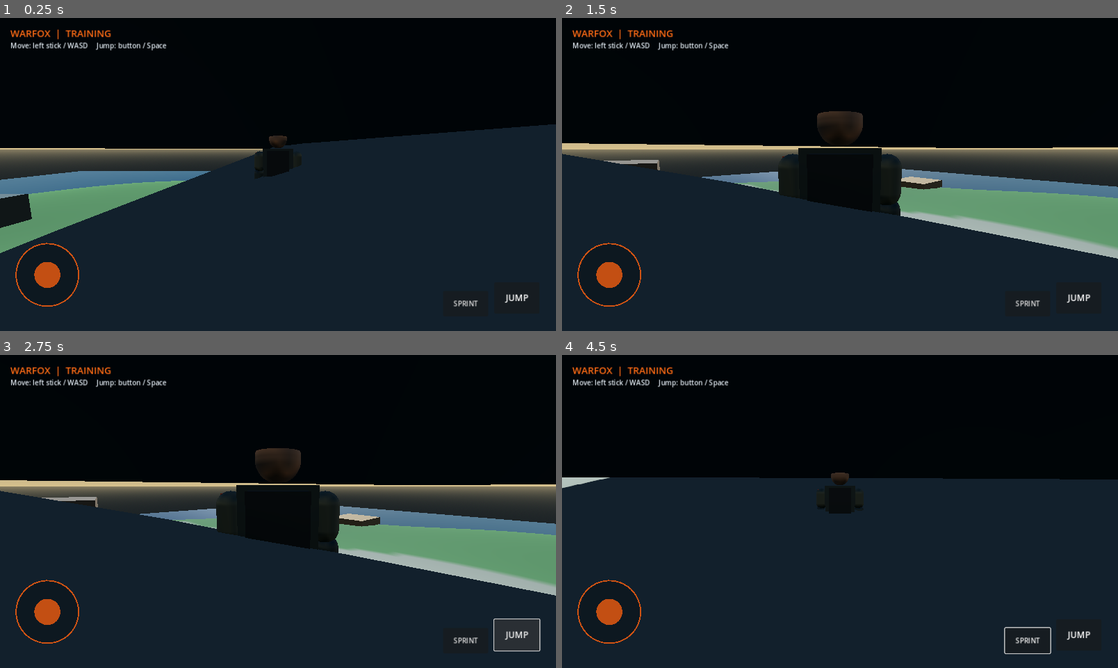
Above: before the commit, frames 1-4 (two rows, left to right).
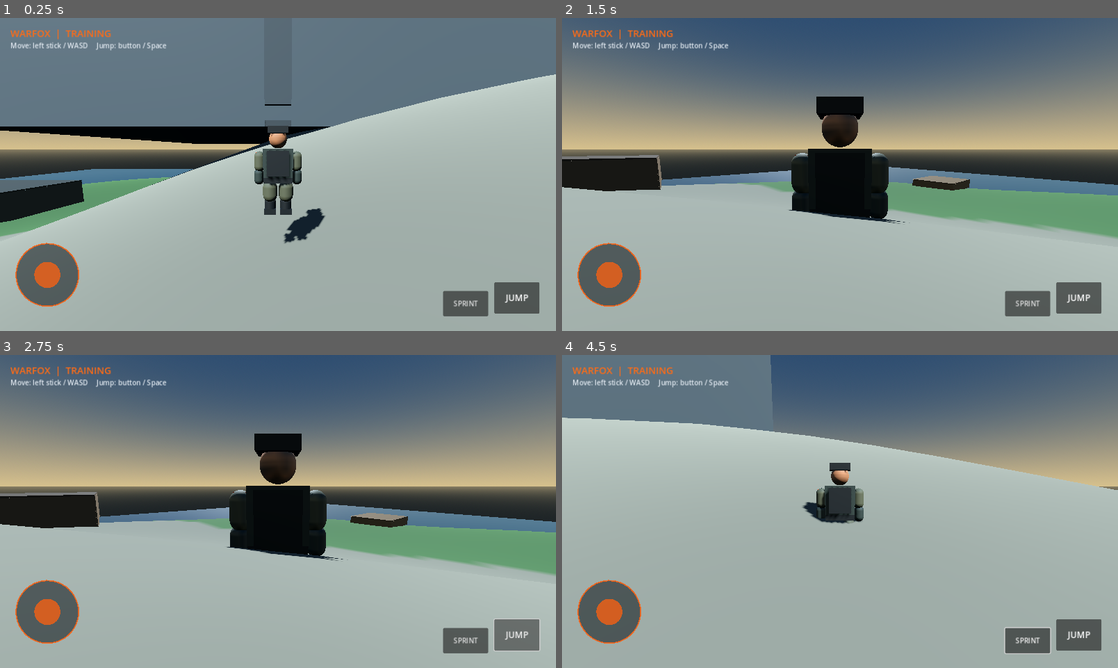
Above: after the commit, the same moments.

Repository: hicham07dzz-cyber/WARFOX
Game: Godot game, scene res://scenes/main.tscn
Two runs of this game, one before a commit and one after it. Both use one fixed random seed, a clock stepped at 60 frames per second and the inputs below.
Inputs (mouse positions are in pixels of both pictures, inside the frame that each line leads up to):
- Up to frame 1 (0.25 s): no input
- Up to frame 2 (1.5 s): move the mouse to (962, 158) at 0.52 s; hold D (move_right) 0.53-1.25 s; tap Ctrl (crouch, bound only after the commit) at 0.6 s; click (962, 158) at 0.67 s; tap Space (jump) at 0.77 s; drag from (728, 190) to (812, 237) at 1.27 s
- Up to frame 3 (2.75 s): click "JUMP" at 2 s
- Up to frame 4 (4.5 s): click "SPRINT" at 2.75 s; tap Enter at 3.5 s; move the mouse to (895, 442) at 3.52 s; hold D (move_right) 3.53-4.25 s; tap Ctrl (crouch, bound only after the commit) at 3.6 s; drag from (812, 574) to (673, 464) at 4.27 s

The runs differ from the first frame. In frame 1, 92% of the frame differs, in the area x 0-100%, y 0-100%; in frame 2, 80%; in frame 3, 80%; in frame 4, 99%.

Commit message:
WARFOX: replace solid landmark blocks with enterable collision buildings

Diff:
--- a/scripts/main.gd
+++ b/scripts/main.gd
@@ -20,6 +20,7 @@
 	_add_key("move_right", KEY_D)
 	_add_key("jump", KEY_SPACE)
 	_add_key("sprint", KEY_SHIFT)
+	_add_key("crouch", KEY_CTRL)
 
 func _add_key(action: String, key: Key) -> void:
 	if not InputMap.has_action(action):
@@ -44,6 +45,7 @@
 	environment.tonemap_mode = Environment.TONE_MAPPER_FILMIC
 	world.environment = environment
 	add_child(world)
+
 	var sun := DirectionalLight3D.new()
 	sun.rotation_degrees = Vector3(-48, -32, 0)
 	sun.light_energy = 1.25
@@ -81,6 +83,7 @@
 	material.cull_mode = BaseMaterial3D.CULL_DISABLED
 	mesh_instance.material_override = material
 	add_child(mesh_instance)
+
 	var ground := StaticBody3D.new()
 	ground.name = "IslandCollision"
 	var collision := CollisionShape3D.new()
@@ -112,27 +115,52 @@
 	water.material_override = mat
 	add_child(water)
 
-func _add_building(label: String, x: float, z: float, size: Vector3, color: Color) -> void:
+func _add_box_body(parent: Node3D, label: String, size: Vector3, local_position: Vector3, color: Color) -> void:
 	var body := StaticBody3D.new()
 	body.name = label
 	var mesh := MeshInstance3D.new()
 	var box := BoxMesh.new()
 	box.size = size
 	mesh.mesh = box
-	var mat := StandardMaterial3D.new()
-	mat.albedo_color = color
-	mat.roughness = 0.82
-	mesh.material_override = mat
-	mesh.position.y = size.y * 0.5
+	var material := StandardMaterial3D.new()
+	material.albedo_color = color
+	material.roughness = 0.84
+	mesh.material_override = material
 	body.add_child(mesh)
+
 	var shape := CollisionShape3D.new()
 	var box_shape := BoxShape3D.new()
 	box_shape.size = size
 	shape.shape = box_shape
-	shape.position.y = size.y * 0.5
 	body.add_child(shape)
-	body.position = Vector3(x, _height_at(x, z), z)
-	add_child(body)
+	body.position = local_position
+	parent.add_child(body)
+
+func _add_building(label: String, x: float, z: float, size: Vector3, color: Color) -> void:
+	var building := Node3D.new()
+	building.name = label
+	building.position = Vector3(x, _height_at(x, z), z)
+	add_child(building)
+
+	var width := size.x
+	var depth := size.z
+	var height := size.y
+	var wall := 1.2
+	var door_width := minf(4.0, width * 0.12)
+	var door_height := minf(3.2, height * 0.42)
+	var half_w := width * 0.5
+	var half_d := depth * 0.5
+
+	_add_box_body(building, "Interior_Floor", Vector3(width, 1.0, depth), Vector3(0, 0.5, 0), color.darkened(0.22))
+	_add_box_body(building, "Back_Wall", Vector3(width, height, wall), Vector3(0, height * 0.5, -half_d), color)
+	_add_box_body(building, "Left_Wall", Vector3(wall, height, depth), Vector3(-half_w, height * 0.5, 0), color)
+	_add_box_body(building, "Right_Wall", Vector3(wall, height, depth), Vector3(half_w, height * 0.5, 0), color)
+
+	var side_width := (width - door_width) * 0.5
+	_add_box_body(building, "Front_Wall_Left", Vector3(side_width, height, wall), Vector3(-(door_width + side_width) * 0.5, height * 0.5, half_d), color)
+	_add_box_body(building, "Front_Wall_Right", Vector3(side_width, height, wall), Vector3((door_width + side_width) * 0.5, height * 0.5, half_d), color)
+	_add_box_body(building, "Door_Lintel", Vector3(door_width, height - door_height, wall), Vector3(0, door_height + (height - door_height) * 0.5, half_d), color.darkened(0.12))
+	_add_box_body(building, "Roof", Vector3(width + 1.0, 1.0, depth + 1.0), Vector3(0, height + 0.5, 0), color.darkened(0.3))
 
 func _build_landmarks() -> void:
 	_add_building("Central_Command_City", 0, 0, Vector3(100, 34, 90), Color(0.24, 0.29, 0.32))
@@ -146,7 +174,7 @@
 	var player := CharacterBody3D.new()
 	player.name = "WARFOX_Player"
 	player.set_script(player_script)
-	player.position = Vector3(0, _height_at(0, 0) + 3.0, 30)
+	player.position = Vector3(0, _height_at(0, 72) + 2.0, 72)
 	add_child(player)
 	set_meta("player", player)
 
